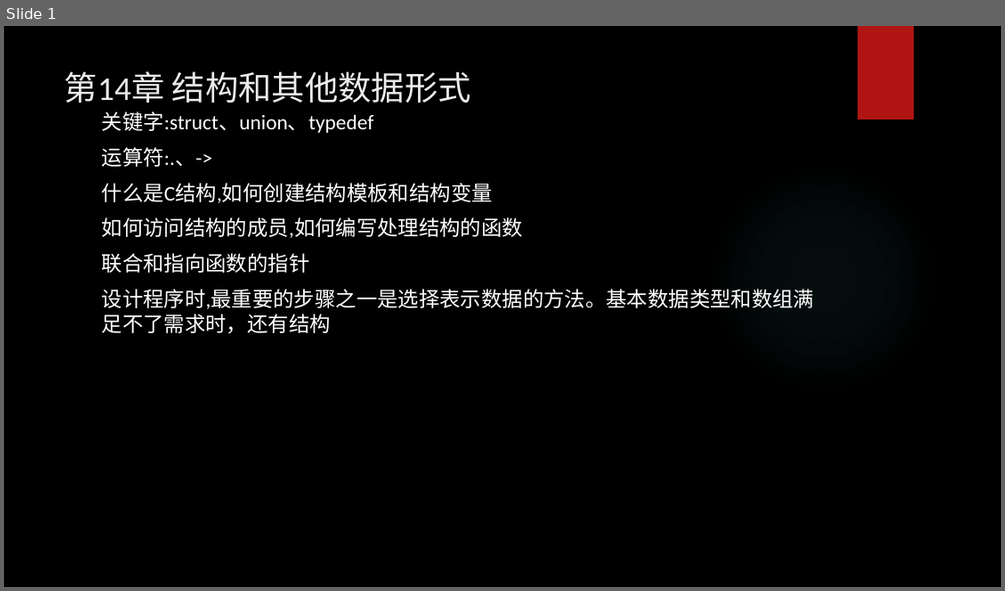
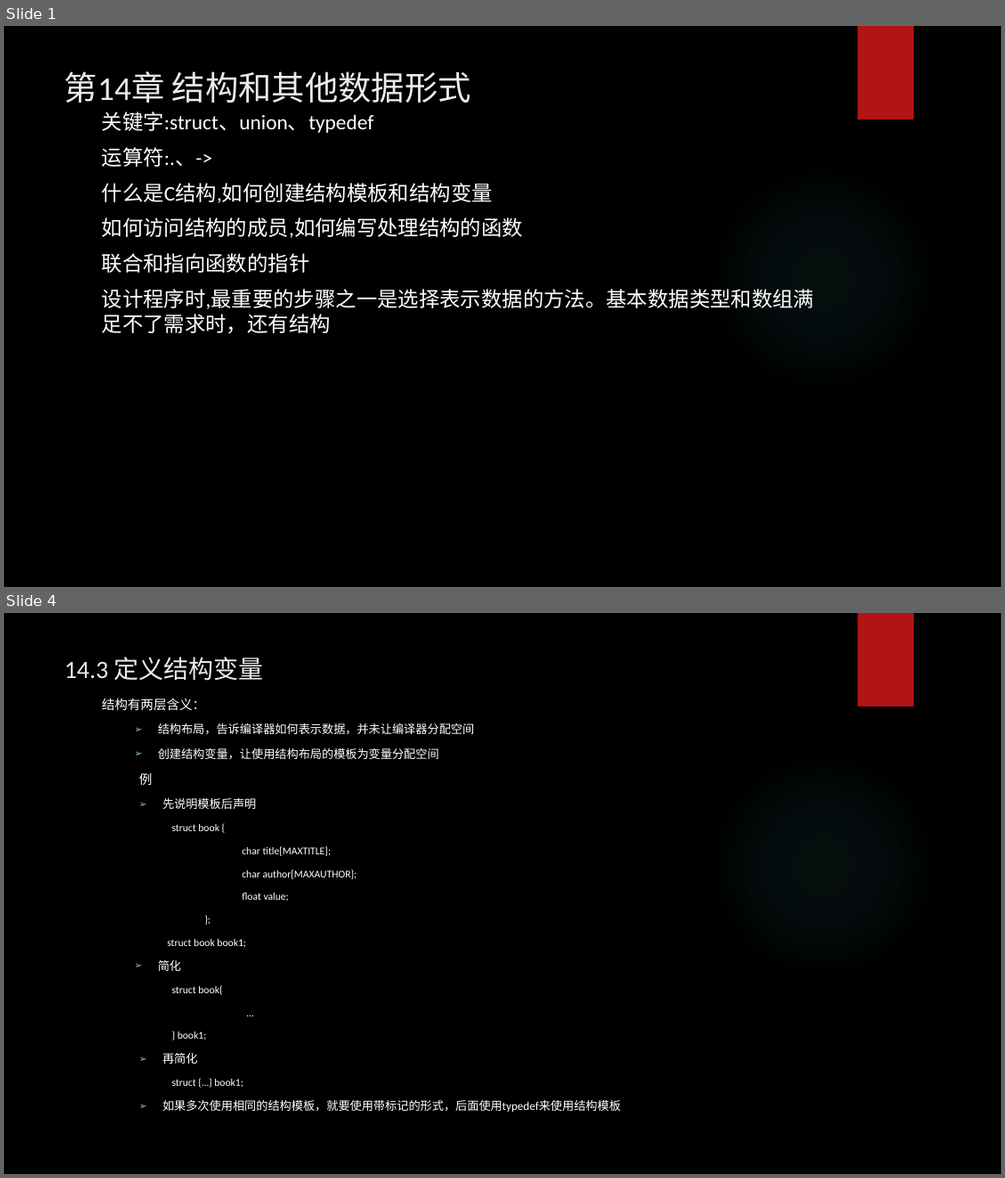
Before and after one commit to tsyin/c_ppt-code, a slide deck: PPT/14 结构和其他数据形式.pptx. Shown one above the other, each under a label of ours: slide 1 before the commit, slides 1 and 4 after it; the slides between them are not shown. The pictures are 1005x591 and 1005x1178 pixels, drawn with LibreOffice and Linux fonts; fonts in the diff are those of the drawing; background and template pictures are left out. Boxes give left, top, right and bottom in pixels: in the first picture for what was removed or moved away, otherwise in the second. Text is boxed around its words. In the diff, an @@ line names an element or a change of style, - is before the commit and + after.

```diff
--- a/PPT/14 结构和其他数据形式.pptx
+++ b/PPT/14 结构和其他数据形式.pptx
@@ slide 4 added at (4,613,1001,1174), background picture (left out); not listed: 2 template elements that a slide beside it also shows @@
@@ title added at (65,657,264,681), 24 pt, text #EBEBEB @@
+14.3 定义结构变量
@@ text added at (102,698,621,1111), 10 pt, text #FFFFFF @@
+结构有两层含义：
+  ➢ 结构布局，告诉编译器如何表示数据，并未让编译器分配空间
+  ➢ 创建结构变量，让使用结构布局的模板为变量分配空间
+例
+  ➢ 先说明模板后声明
+    struct book {
+    char title[MAXTITLE];
+    char author[MAXAUTHOR];
+    float value;
+    };
+    struct book book1;
+  ➢ 简化
+    struct book{
+    …
+    } book1;
+  ➢ 再简化
+    struct {…} book1;
+  ➢ 如果多次使用相同的结构模板，就要使用带标记的形式，后面使用typedef来使用结构模板
```
Also in this commit, not shown: 1 slide changed, 6 other slides added, 19 other files.
